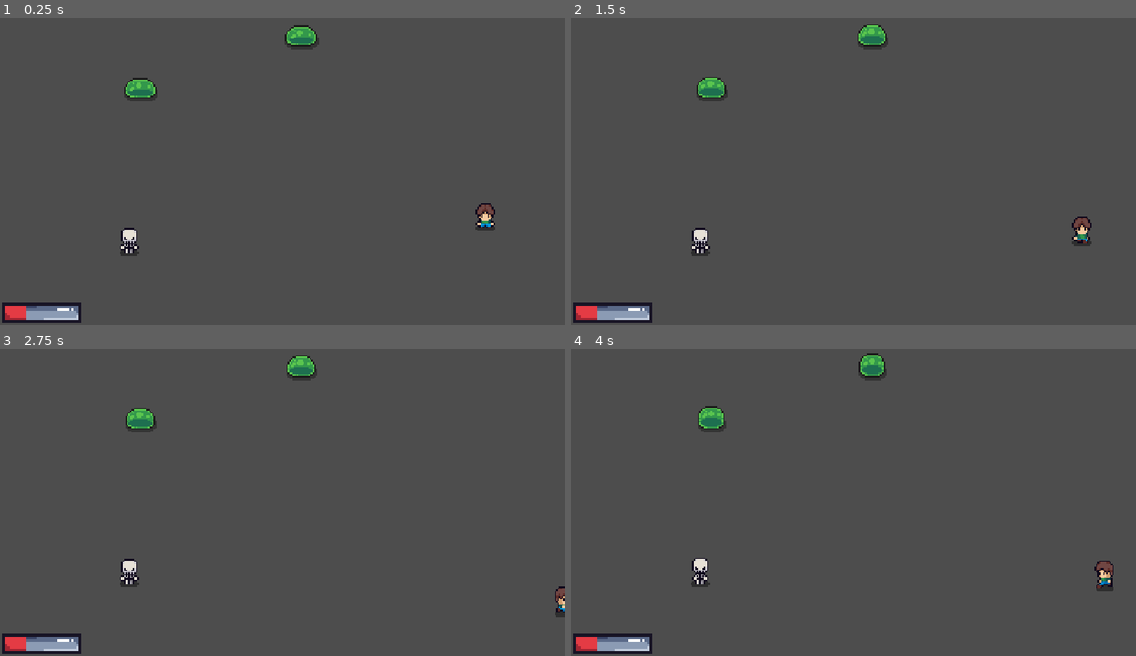
Above: before the commit, frames 1-4 (two rows, left to right).
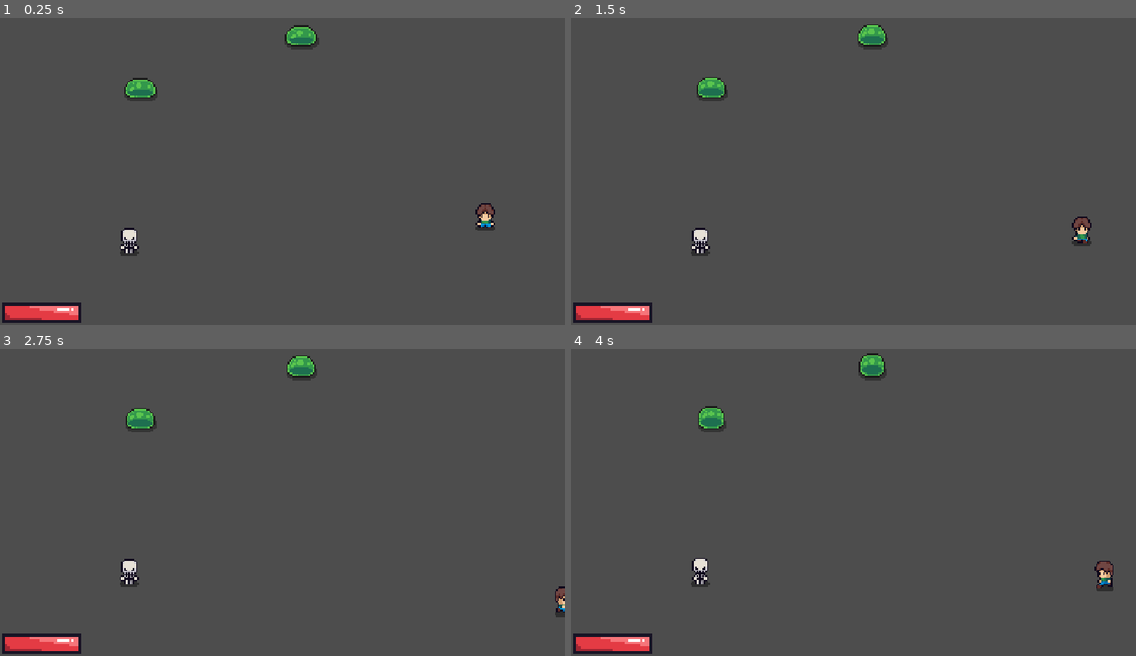
Above: after the commit, the same moments.

Repository: FaizeenHoque/thelastplot
Game: Godot game, scene res://Scenes/Default.tscn
The game is run twice, just before and just after one commit, with the same random seed, the same clock (stepped at 60 frames per second) and the same inputs.
Inputs (mouse positions are in pixels of both pictures, inside the frame that each line leads up to):
- Up to frame 1 (0.25 s): no input
- Up to frame 2 (1.5 s): tap Enter at 0.5 s; move the mouse to (977, 150) at 0.52 s; hold D (MoveRight) 0.53-1.28 s; tap Space (Slash) at 0.6 s; click (977, 150) at 0.67 s; move the mouse to (740, 183) at 1.27 s; hold S (MoveDown) from 1.28 s (still down); tap Alt at 1.35 s
- Up to frame 3 (2.75 s): move the mouse to (339, 428) at 2.02 s; release S (MoveDown) at 2.03 s; hold D (MoveRight) from 2.03 s (still down); tap Shift at 2.1 s
- Up to frame 4 (4 s): move the mouse to (825, 560) at 2.77 s; release D (MoveRight) at 2.78 s; hold W (MoveUp) 2.78-3.53 s; tap Space (Slash) at 2.85 s; click (825, 560) at 2.92 s; move the mouse to (1023, 545) at 3.52 s; hold A (MoveLeft) from 3.53 s (still down); tap Alt at 3.6 s

The runs differ from the first frame. In frame 1, 0.4% of the frame differs, in the area x 4-14%, y 93-99%; in frame 2, 0.4%; in frame 3, 0.4%; in frame 4, 0.4%.

Commit message:
Cheap user damage by the slime, making it juicy next commit

Diff:
--- a/Scenes/hud.tscn
+++ b/Scenes/hud.tscn
@@ -3,12 +3,13 @@
 [ext_resource type="Texture2D" uid="uid://wk03yk7pqr" path="res://Assets/UI/Bars/progress bar medium rounded under.png" id="1_bjfho"]
 [ext_resource type="Texture2D" uid="uid://c4to3glpoe236" path="res://Assets/UI/Bars/progress bar least rounded over.png" id="1_fccik"]
 [ext_resource type="Texture2D" uid="uid://bp0x50v6ncuer" path="res://Assets/UI/Bars/progress bar least rounded progress red.png" id="2_bjfho"]
+[ext_resource type="Script" uid="uid://cgjnsqfc2d3e4" path="res://Scripts/health_bar.gd" id="4_6fbih"]
 
 [node name="HUD" type="Node2D" unique_id=418181721]
 position = Vector2(0, 608)
 scale = Vector2(5, 5)
 
-[node name="TextureProgressBar" type="TextureProgressBar" parent="." unique_id=885799508]
+[node name="health_bar" type="TextureProgressBar" parent="." unique_id=885799508]
 offset_left = 0.6
 offset_top = -1.1999999
 offset_right = 40.6
@@ -17,3 +18,4 @@
 texture_under = ExtResource("1_bjfho")
 texture_over = ExtResource("1_fccik")
 texture_progress = ExtResource("2_bjfho")
+script = ExtResource("4_6fbih")
--- a/Scenes/slime.tscn
+++ b/Scenes/slime.tscn
@@ -169,6 +169,9 @@
 [sub_resource type="CircleShape2D" id="CircleShape2D_5gljc"]
 radius = 250.0
 
+[sub_resource type="CircleShape2D" id="CircleShape2D_xagnb"]
+radius = 19.336206
+
 [sub_resource type="RectangleShape2D" id="RectangleShape2D_vblni"]
 size = Vector2(16.333334, 12.333334)
 
@@ -192,6 +195,11 @@
 [node name="radius" type="CollisionShape2D" parent="outerSight" unique_id=1047619054]
 shape = SubResource("CircleShape2D_5gljc")
 
+[node name="range" type="Area2D" parent="." unique_id=1233524008]
+
+[node name="radius" type="CollisionShape2D" parent="range" unique_id=759491481]
+shape = SubResource("CircleShape2D_xagnb")
+
 [node name="hitbox" type="CollisionShape2D" parent="." unique_id=957904758]
 position = Vector2(0.16666698, -0.16666667)
 shape = SubResource("RectangleShape2D_vblni")
@@ -202,5 +210,9 @@
 
 [node name="Blood Particle Effect" parent="." unique_id=596861889 instance=ExtResource("4_paq7w")]
 
+[node name="AttackTimer" type="Timer" parent="." unique_id=950105114]
+
 [connection signal="body_entered" from="innerSight" to="." method="_on_inner_sight_body_entered"]
 [connection signal="body_exited" from="outerSight" to="." method="_on_outer_sight_body_exited"]
+[connection signal="body_entered" from="range" to="." method="_on_range_body_entered"]
+[connection signal="timeout" from="AttackTimer" to="." method="_on_attack_timer_timeout"]
--- a/Scripts/enemyV2.gd
+++ b/Scripts/enemyV2.gd
@@ -3,6 +3,7 @@
 var HEALTH = 100
 const SPEED = 50.0
 const KNOCKBACK_FORCE = 50
+const STRENGHT = 10
 
 var is_alive := true
 var target = null
@@ -11,6 +12,8 @@
 @onready var animated_sprite_2d: AnimatedSprite2D = $AnimatedSprite2D
 @onready var take_damage_sound: AudioStreamPlayer2D = $TakeDamage
 @onready var blood_particles: CPUParticles2D = $"Blood Particle Effect/CPUParticles2D"
+@onready var attack_timer: Timer = $AttackTimer
+@onready var range: Area2D = $range
 
 func _physics_process(delta: float) -> void:
 	#print("running")
@@ -69,3 +72,27 @@
 func _on_outer_sight_body_exited(body: Node2D) -> void:
 	if body.name == "Player" and is_alive:
 		target = null
+
+func _on_range_body_entered(body: Node2D) -> void:
+	if body.name == "Player" and is_alive:
+		attack_timer.start()
+
+func _on_range_body_exited(body: Node2D) -> void:
+	if body.name == "Player":
+		attack_timer.stop()
+
+func _on_attack_timer_timeout() -> void:
+	if not is_alive or not target:
+		attack_timer.stop()
+		return
+
+	if not range.has_overlapping_bodies():
+		attack_timer.stop()
+		return
+
+	for body in range.get_overlapping_bodies():
+		if body.name == "Player":
+			body.take_damage(STRENGHT)
+			return
+
+	attack_timer.stop()
--- /dev/null
+++ b/Scripts/health_bar.gd
@@ -0,0 +1,5 @@
+extends TextureProgressBar
+
+# Called every frame. 'delta' is the elapsed time since the previous frame.
+func _process(delta: float) -> void:
+	value = PlayerStats.health
Not shown, added: Scripts/health_bar.gd.uid
